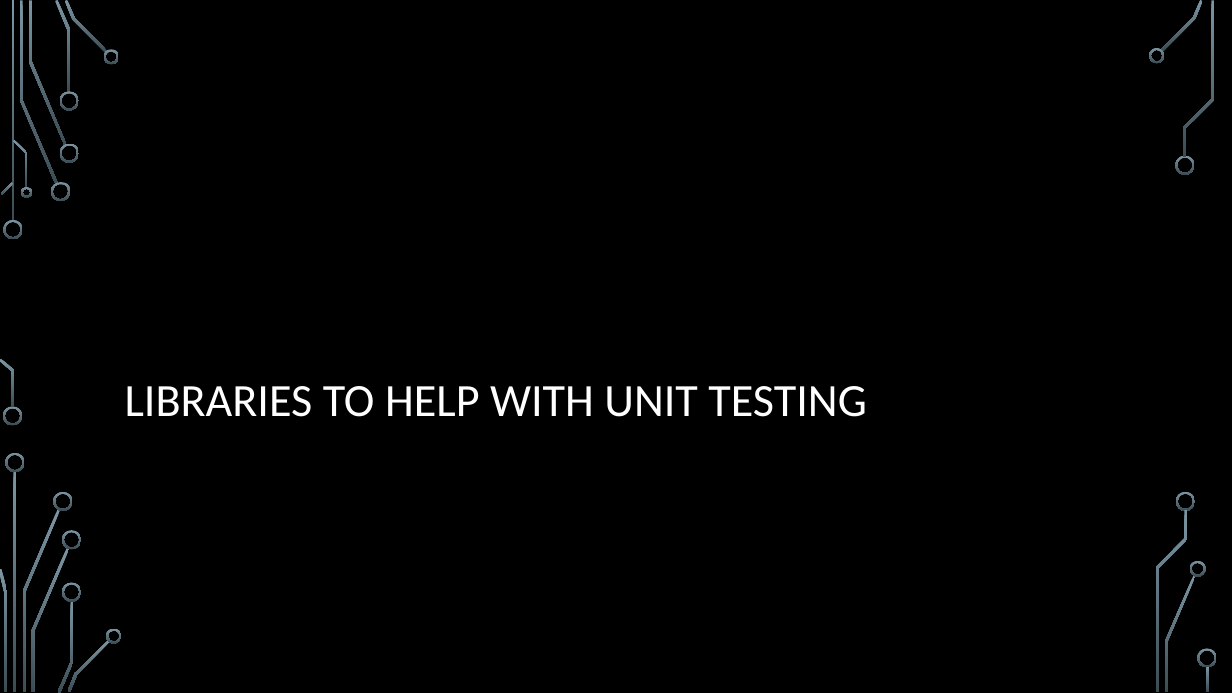
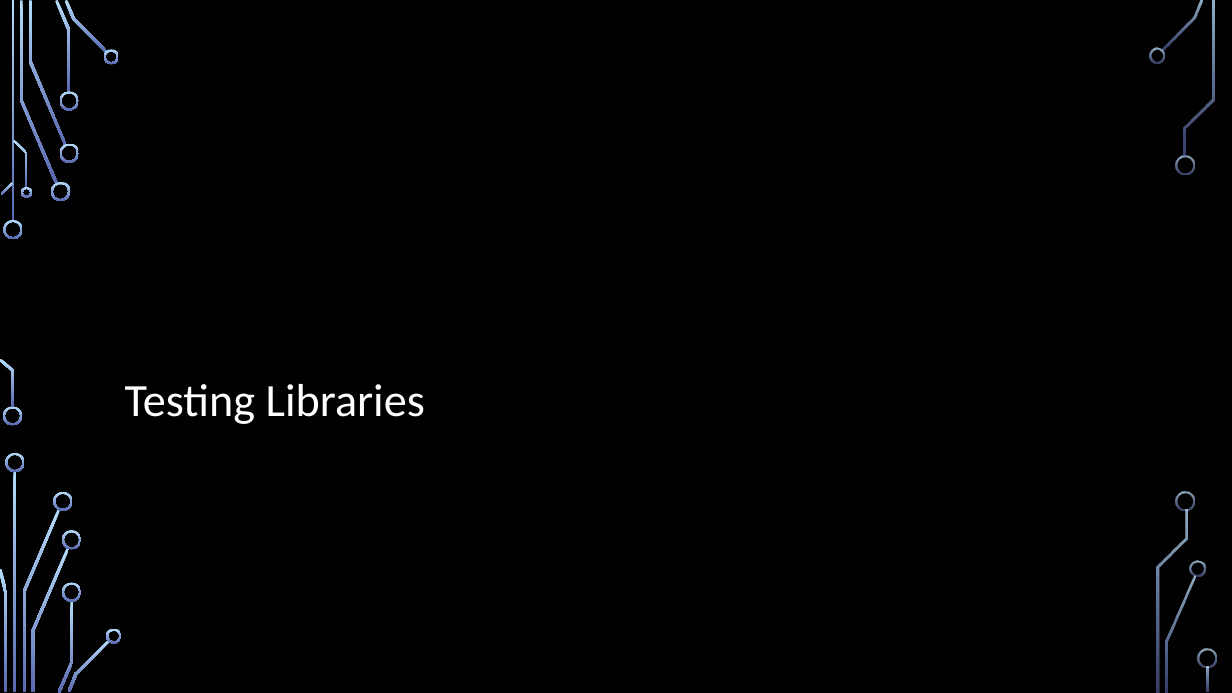
Before and after one commit to IntegerMan/SoftwareQualityTalk, a slide deck: slide 17 of Software Quality Recipes for Legacy.pptx (slide 6 before the commit). Drawn at 1232x693 pixels with LibreOffice and Linux fonts; fonts in the diff are those of the drawing; background and template pictures are left out. Boxes give left, top, right and bottom in pixels: in the first picture for what was removed or moved away, otherwise in the second. Text is boxed around its words. In the diff, an @@ line names an element or a change of style, - is before the commit and + after.

```diff
--- a/Software Quality Recipes for Legacy.pptx
+++ b/Software Quality Recipes for Legacy.pptx
@@ fill gradient #7C96A3 to #3B4C54 to gradient #B4DCFA to #5968B0 in 36 elements at (x1=4, y1=220, x2=23, y2=239), (x1=3, y1=407, x2=22, y2=426), (x1=20, y1=1, x2=57, y2=184), (x1=51, y1=182, x2=70, y2=201), (x1=29, y1=1, x2=66, y2=145), (x1=55, y1=0, x2=71, y2=92), (x1=59, y1=143, x2=79, y2=163), (x1=59, y1=91, x2=79, y2=111), (x1=65, y1=0, x2=107, y2=54), (x1=104, y1=49, x2=120, y2=64), (x1=1, y1=182, x2=14, y2=195), (x1=0, y1=359, x2=14, y2=408), (x1=13, y1=140, x2=28, y2=188), (x1=20, y1=187, x2=31, y2=198), (x1=14, y1=471, x2=17, y2=692), (x1=22, y1=509, x2=59, y2=691), (x1=6, y1=453, x2=25, y2=472), (x1=0, y1=568, x2=6, y2=691), (x1=54, y1=492, x2=73, y2=511), (x1=31, y1=548, x2=69, y2=692), (x1=57, y1=601, x2=73, y2=693), (x1=62, y1=531, x2=81, y2=550), (x1=62, y1=582, x2=81, y2=602), (x1=67, y1=640, x2=110, y2=692), (x1=106, y1=628, x2=122, y2=643), (x1=1161, y1=0, x2=1203, y2=52), (x1=1149, y1=48, x2=1165, y2=64), (x1=1176, y1=155, x2=1195, y2=175), (x1=1165, y1=576, x2=1196, y2=692), (x1=1190, y1=561, x2=1206, y2=577), (x1=1184, y1=1, x2=1214, y2=157), (x1=1177, y1=492, x2=1196, y2=511), (x1=1156, y1=510, x2=1188, y2=692), (x1=1198, y1=649, x2=1217, y2=668), (x1=1207, y1=666, x2=1210, y2=692), (x1=11, y1=1, x2=14, y2=222) @@
@@ title at (x1=125, y1=384, x2=425, y2=424): text changed @@
-LIBRARIES TO HELP WITH UNIT TESTING
+Testing Libraries
```
Also in this commit, not shown: 6 other slides changed, 40 slides added, 2 slides removed.
